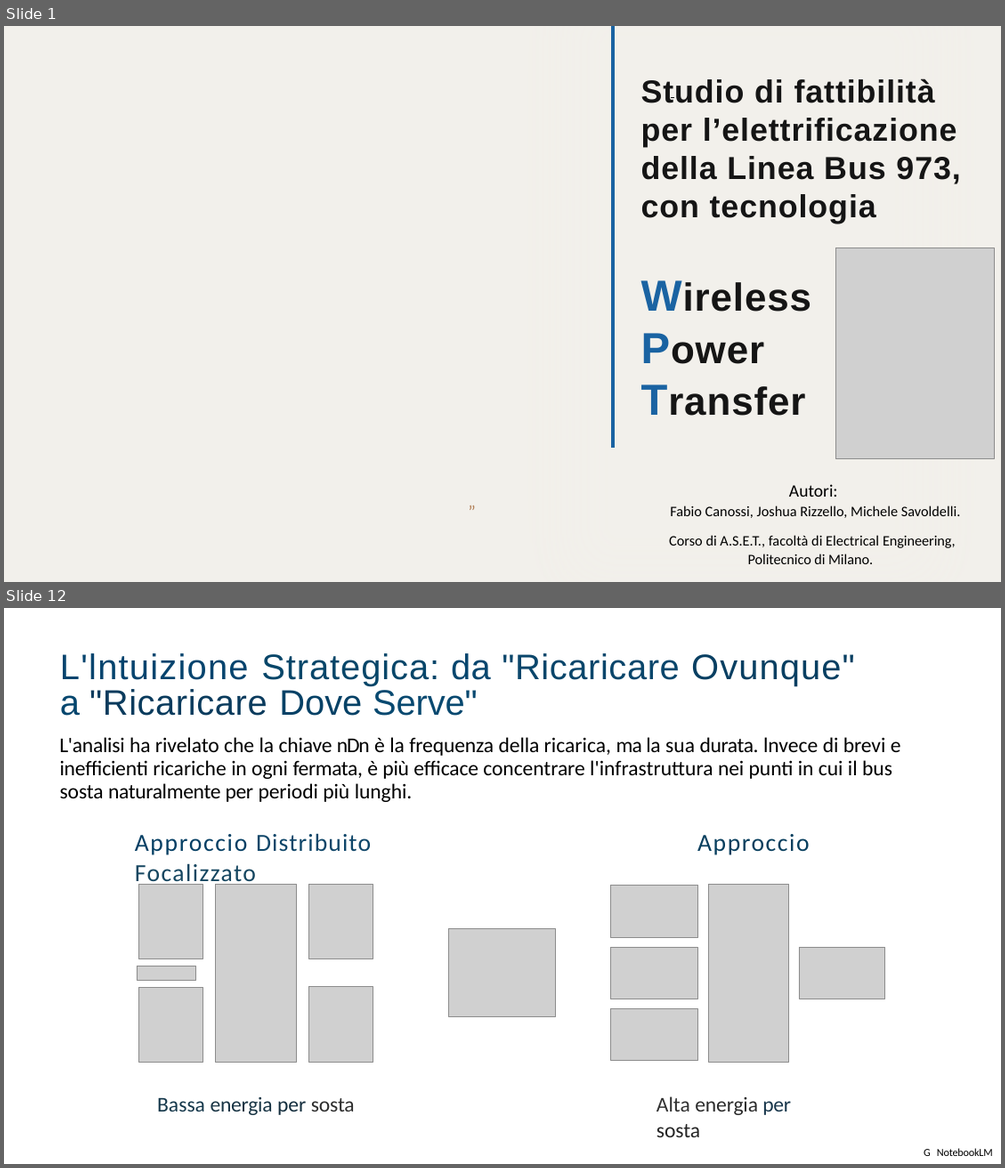
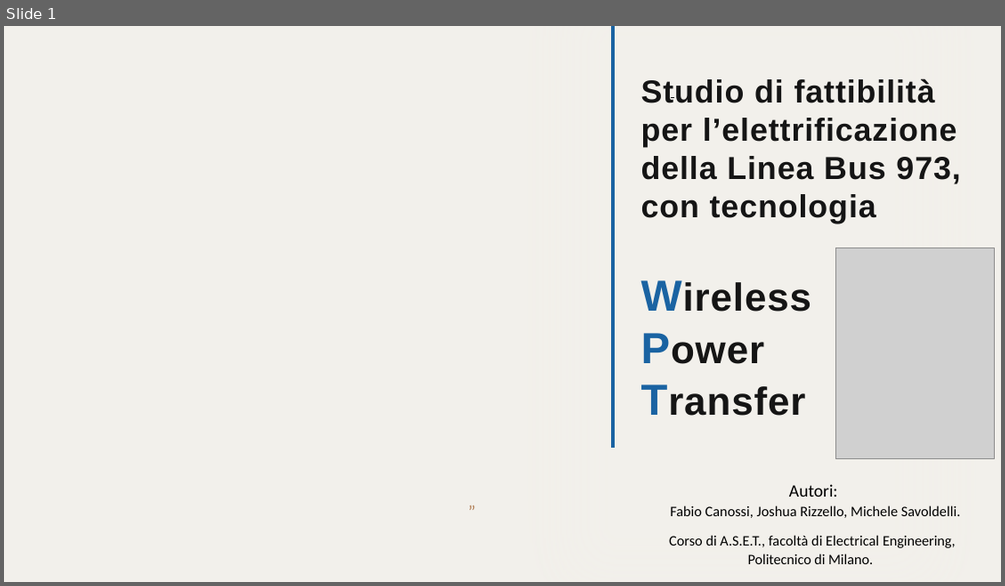
Before and after one commit to Joshuari03/ProgettoASET, a slide deck: Elettrificazione_Strategica_Linea_973.pptx. Shown one above the other, each under a label of ours: slides 1 and 12 before the commit, slide 1 after it; the slides between them are not shown. The pictures are 1005x1168 and 1005x586 pixels, drawn with LibreOffice and Linux fonts; fonts in the diff are those of the drawing; grey boxes stand for pictures; background and template pictures are left out. Boxes give left, top, right and bottom in pixels: in the first picture for what was removed or moved away, otherwise in the second. Text is boxed around its words. In the diff, an @@ line names an element or a change of style, - is before the commit and + after.

```diff
--- a/Elettrificazione_Strategica_Linea_973.pptx
+++ b/Elettrificazione_Strategica_Linea_973.pptx
@@ slide 12 removed at (4,608,1001,1164), background #FFFFFF @@
@@ title removed at (60,653,855,716) @@
-L'lntuizione Strategica: da "Ricaricare Ovunque" a "Ricaricare Dove Serve"
@@ text removed at (59,737,901,855) @@
-L'analisi ha rivelato che la chiave nDn è la frequenza della ricarica, ma la sua durata. lnvece di brevi e inefficienti ricariche in ogni fermata, è più efficace concentrare l'infrastruttura nei punti in cui il bus sosta naturalmente per periodi più lunghi.
-Approccio Distribuito Approccio Focalizzato
@@ picture removed at (138,884,202,959) @@
@@ picture removed at (216,884,296,1062) @@
@@ picture removed at (309,884,372,959) @@
@@ picture removed at (610,886,697,937) @@
@@ picture removed at (708,884,788,1062) @@
@@ picture removed at (449,928,555,1017) @@
@@ picture removed at (610,947,697,1000) @@
@@ picture removed at (799,947,885,1000) @@
@@ picture removed at (137,966,196,980) @@
@@ picture removed at (138,988,202,1062) @@
@@ picture removed at (309,986,372,1062) @@
@@ picture removed at (610,1008,697,1060) @@
@@ text removed at (157,1098,355,1115) @@
-Bassa energia per sosta
@@ text removed at (656,1097,791,1138) @@
-Alta energia per sosta
@@ text removed at (923,1148,993,1156) @@
-G NotebookLM
```
Also in this commit, not shown: 10 slides changed, 4 slides added, 5 other slides removed, 1 other file.
